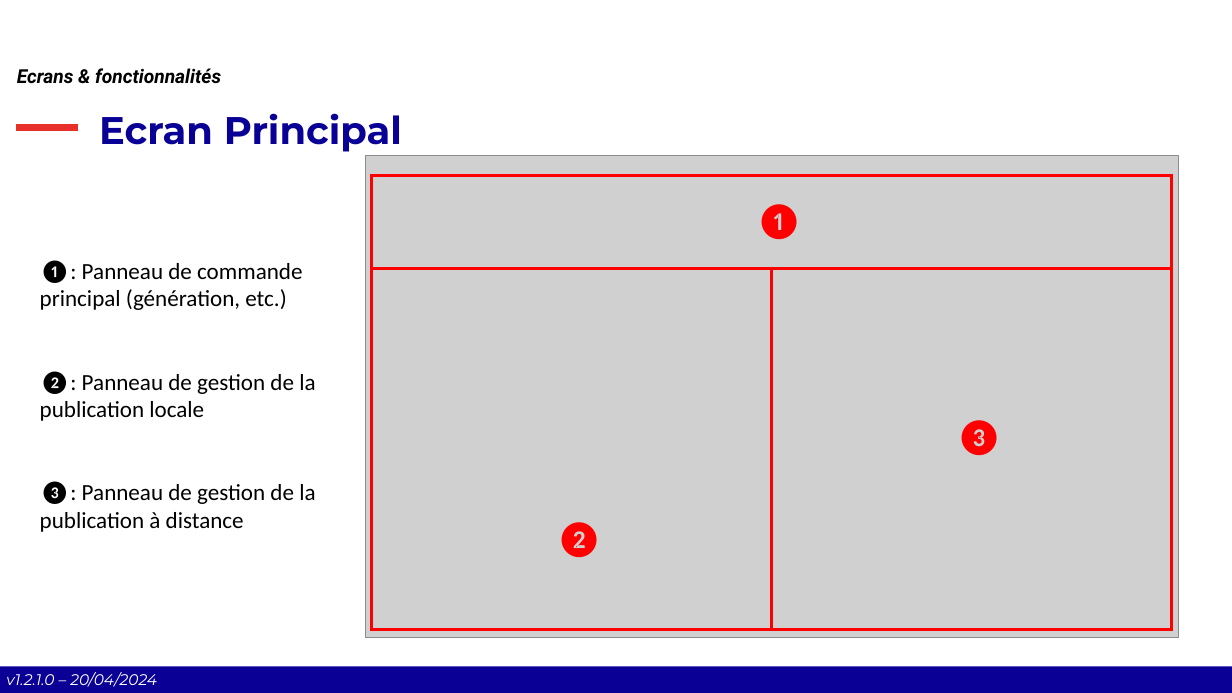
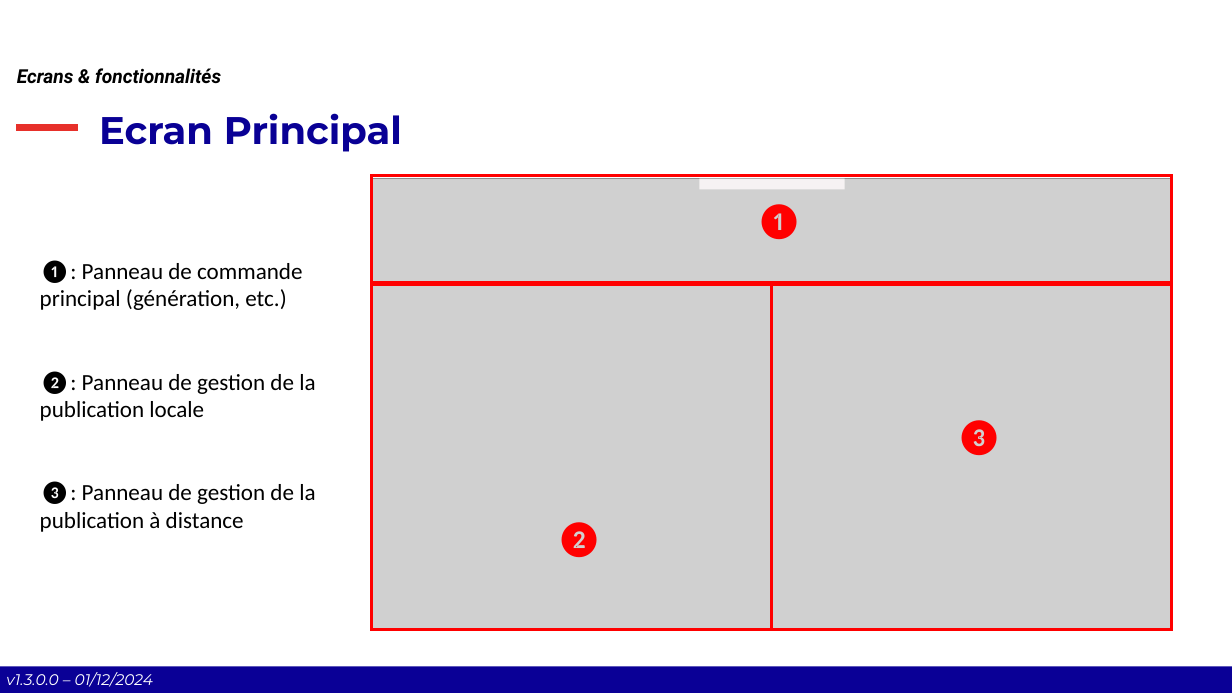
Before and after one commit to Comite-Rhone-Judo/PublicationSuiviCompetition, a slide deck: slide 8 of AppPublication/Documentation/PublicationSuiviCompetition - Manuel d'utilisation.pptx. Drawn at 1232x693 pixels with LibreOffice and Linux fonts; fonts in the diff are those of the drawing; grey boxes stand for pictures; background and template pictures are left out. Boxes give left, top, right and bottom in pixels: in the first picture for what was removed or moved away, otherwise in the second. Text is boxed around its words. In the diff, an @@ line names an element or a change of style, - is before the commit and + after.

```diff
--- a/AppPublication/Documentation/PublicationSuiviCompetition - Manuel d'utilisation.pptx
+++ b/AppPublication/Documentation/PublicationSuiviCompetition - Manuel d'utilisation.pptx
@@ rectangle: place and size @@
-rectangle at bbox=[372, 176, 1172, 268]
+rectangle at bbox=[372, 176, 1172, 285]
@@ picture: place and size @@
-picture at bbox=[366, 155, 1178, 637]
+picture at bbox=[372, 178, 1172, 630]
@@ rectangle added at bbox=[700, 178, 845, 189], fill #F6F2F3 @@
@@ rectangle: place and size @@
-rectangle at bbox=[372, 268, 772, 628]
+rectangle at bbox=[372, 283, 772, 629]
@@ rectangle: place and size @@
-rectangle at bbox=[772, 268, 1172, 628]
+rectangle at bbox=[772, 283, 1172, 629]
@@ text at bbox=[6, 672, 153, 687]: text changed @@
-v1.2.1.0 – 20/04/2024
+v1.3.0.0 – 01/12/2024
```
Also in this commit, not shown: 28 other slides changed, 5 slides added, 6 other files.
